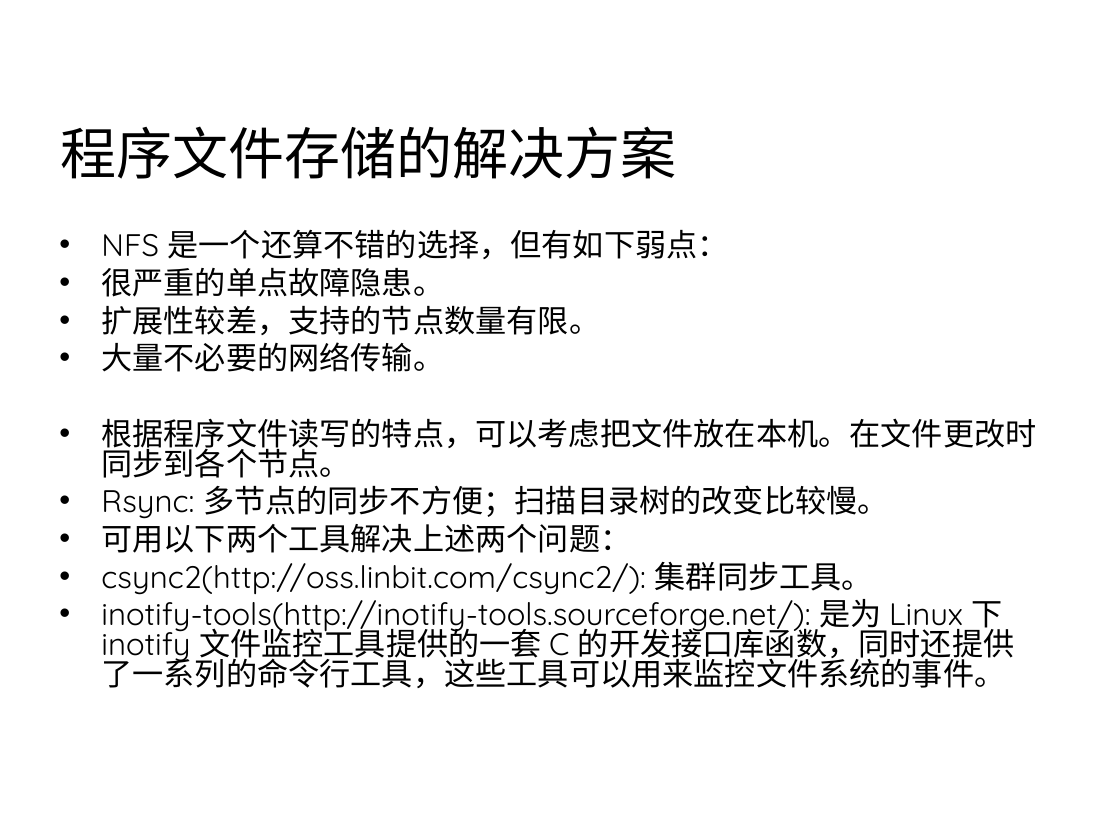
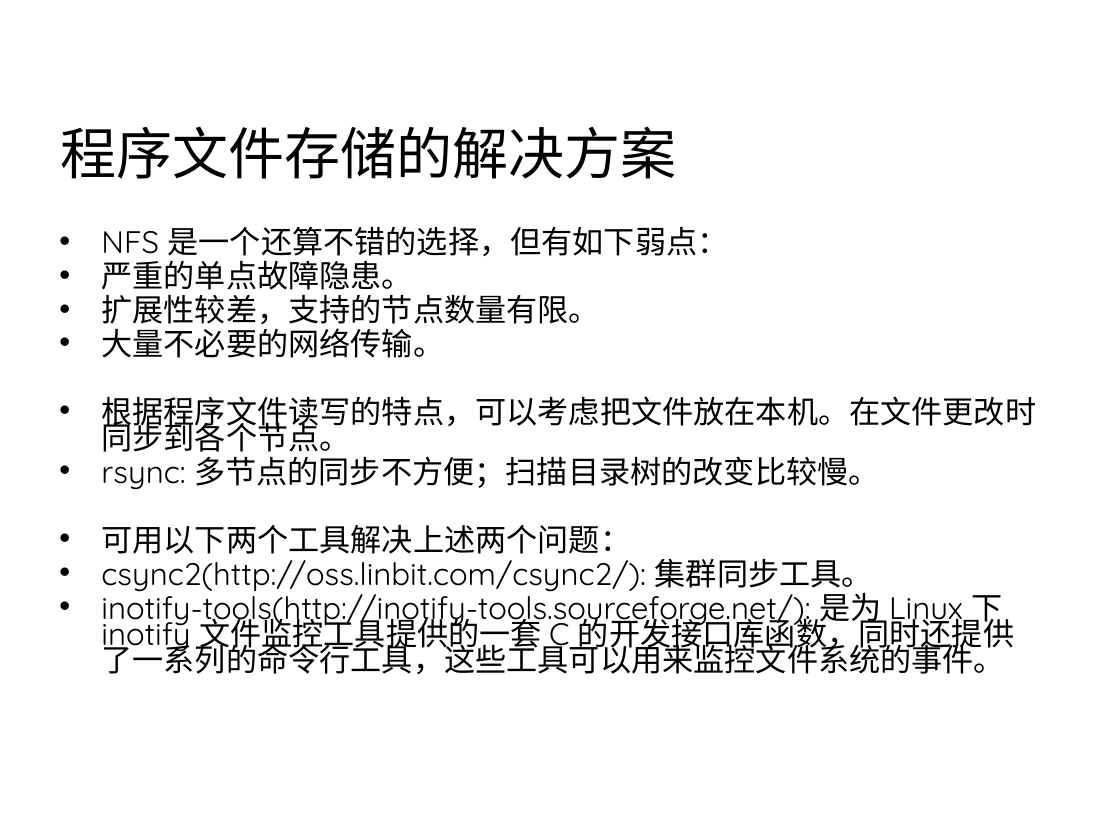
Before and after one commit to 7KjN3mHq/bluedata, a slide deck: slide 26 of system/01总览/架构/网站集群架构.ppt. Drawn at 1120x840 pixels with LibreOffice and Linux fonts; fonts in the diff are those of the drawing; background and template pictures are left out. Boxes give left, top, right and bottom in pixels: in the first picture for what was removed or moved away, otherwise in the second. Text is boxed around its words. In the diff, an @@ line names an element or a change of style, - is before the commit and + after.

```diff
--- a/system/01总览/架构/网站集群架构.ppt
+++ b/system/01总览/架构/网站集群架构.ppt
@@ text at [101, 226, 1036, 674]: line spacing 0.8 to 0.7 @@
@@ text at [101, 261, 413, 296]: text changed @@
-• 很严重的单点故障隐患。
+• 严重的单点故障隐患。
@@ text at [101, 451, 880, 490]: text changed @@
-• Rsync: 多节点的同步不方便；扫描目录树的改变比较慢。
+• rsync: 多节点的同步不方便；扫描目录树的改变比较慢。
```
Also in this commit, not shown: 1 other slide changed, 2 other files.
